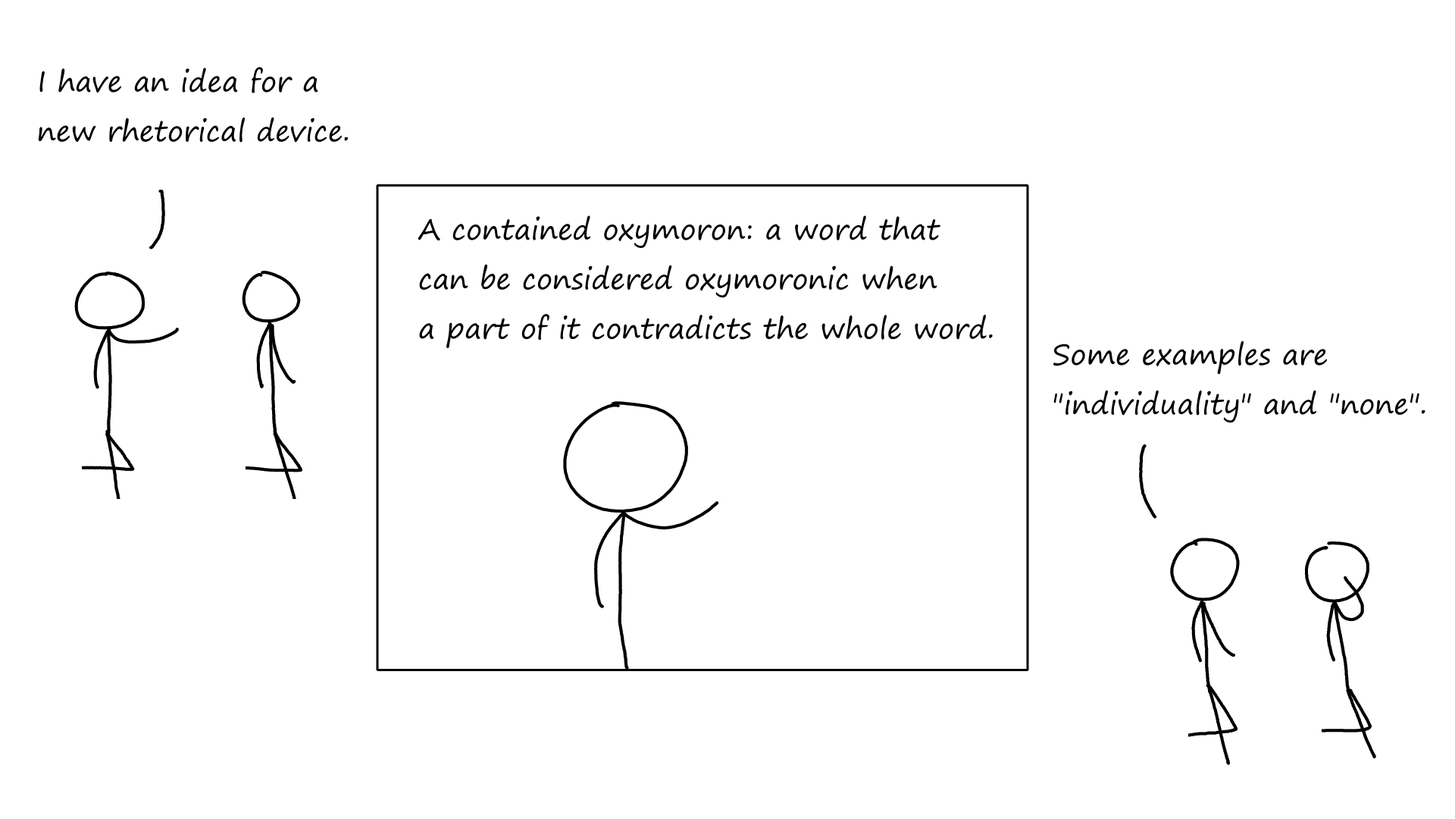
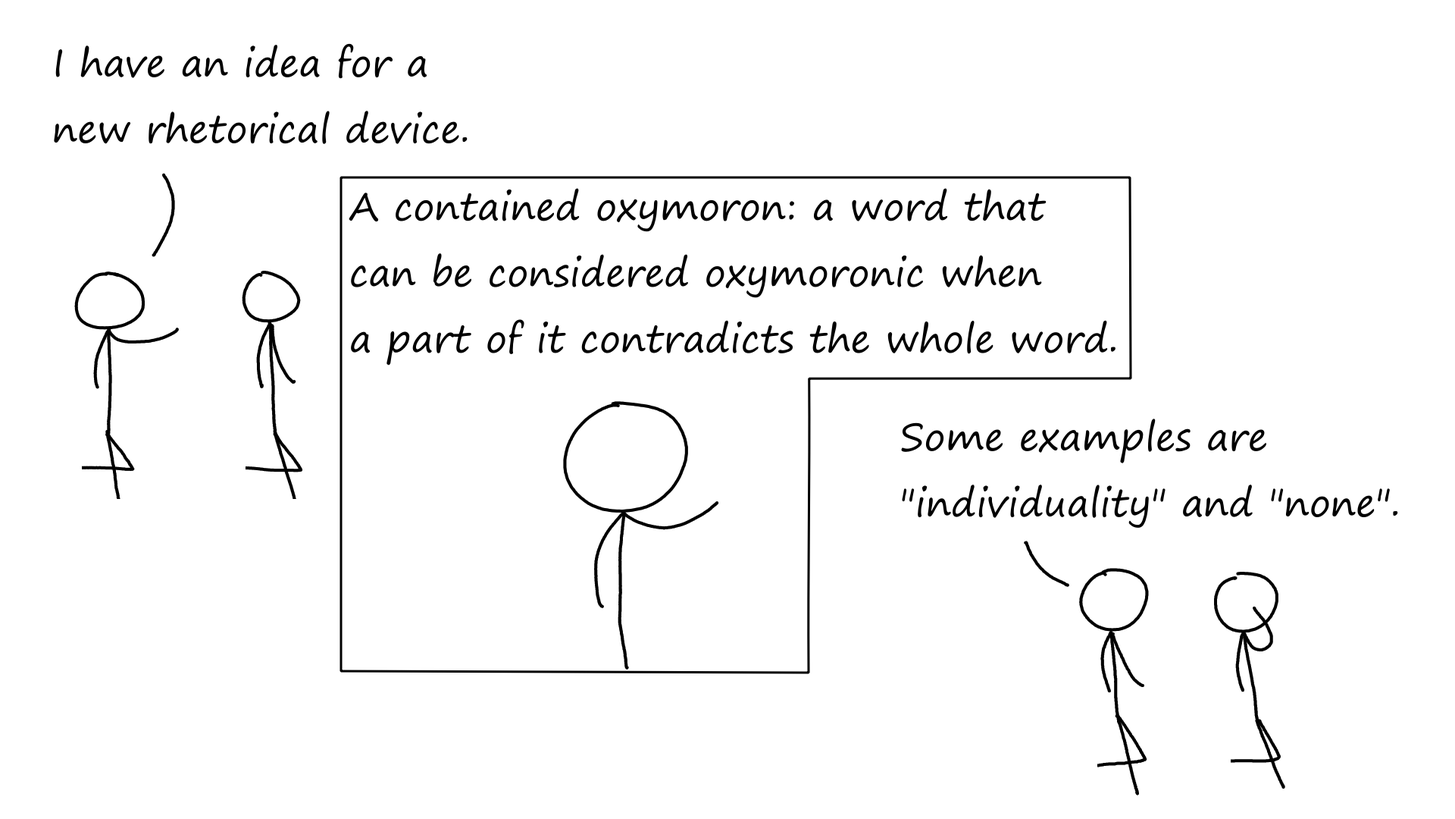
Layer changes from the first 1455x819 image to the second:
painted on "Saying" over [51, 43, 1225, 716]
painted on "Person 2_C" over [1176, 500, 1399, 789]
painted on "Person 1_C" over [1009, 497, 1247, 796]
painted on "Person 1_B" over [533, 668, 728, 674]
painted on "Person 2_A" over [339, 248, 389, 589]
painted on "Person 1_A" over [150, 248, 160, 257]
